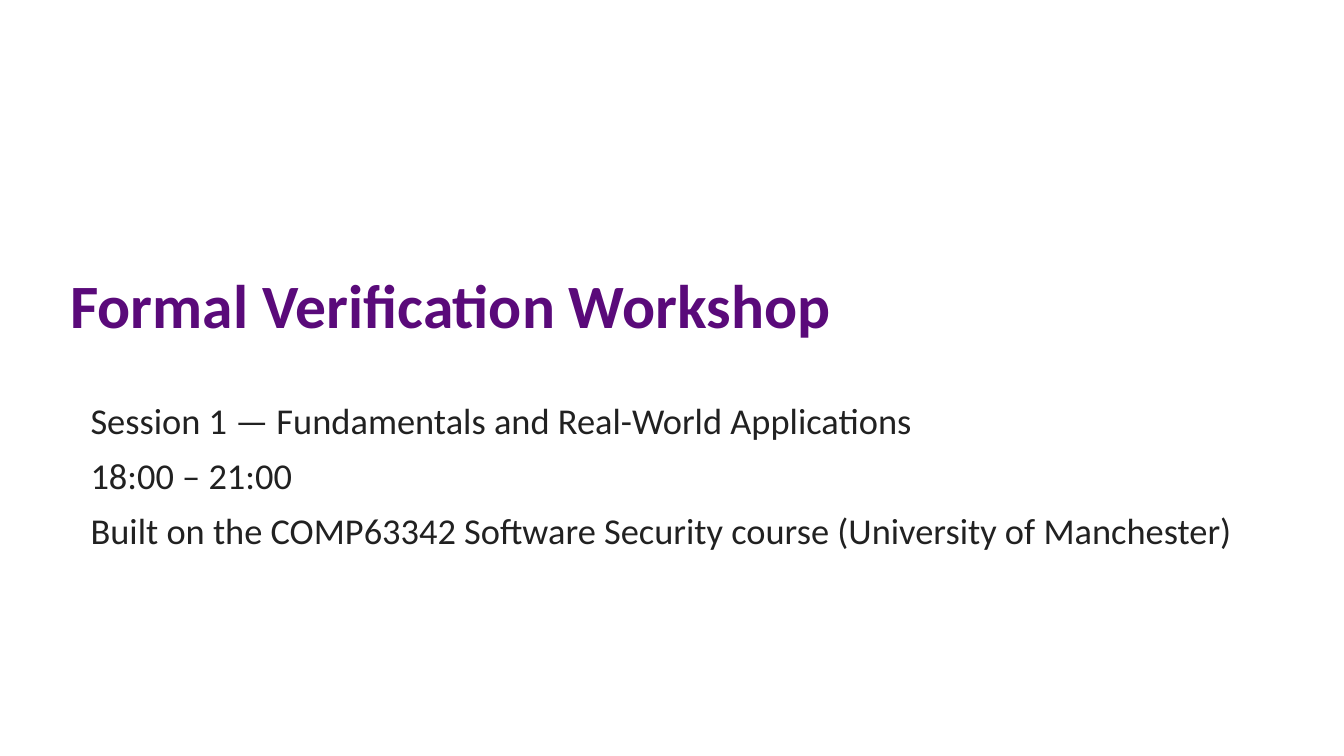
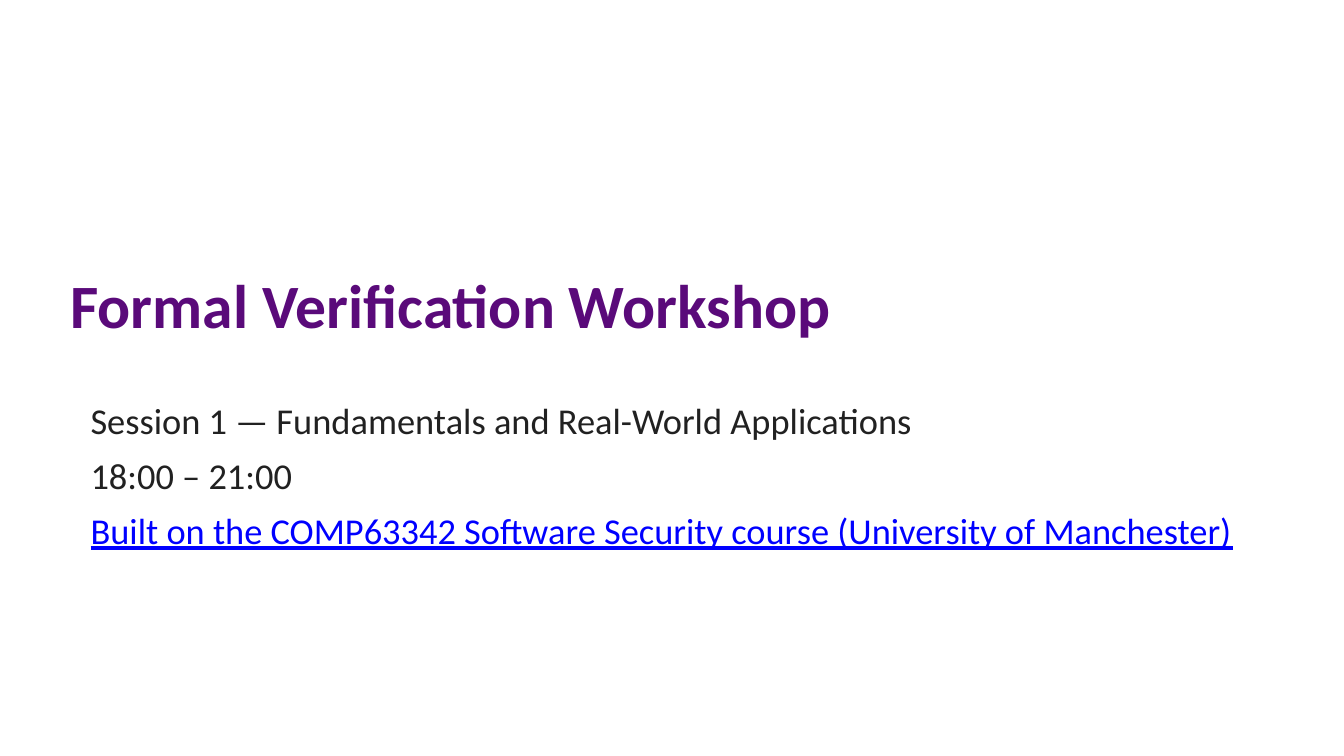
Before and after one commit to lucasccordeiro/unifei, a slide deck: slide 1 of slides/session1/01-session1-fundamentals.pptx. Drawn at 1344x756 pixels with LibreOffice and Linux fonts; fonts in the diff are those of the drawing. Boxes give left, top, right and bottom in pixels: in the first picture for what was removed or moved away, otherwise in the second. Text is boxed around its words. In the diff, an @@ line names an element or a change of style, - is before the commit and + after.

Commit message:
Link COMP63342 course from Session 1 title slide
Make the "Built on the COMP63342 Software Security course" line on the
title slide a hyperlink to the course page, in both the build script and
the Marp twin.

```diff
--- a/slides/session1/01-session1-fundamentals.pptx
+++ b/slides/session1/01-session1-fundamentals.pptx
@@ text at (91, 517, 1232, 550): text colour #212121 to #0000FF, underline on in "Built on the COMP63342 Software Security course ..." @@
```
Also in this commit, not shown: 2 other files.
